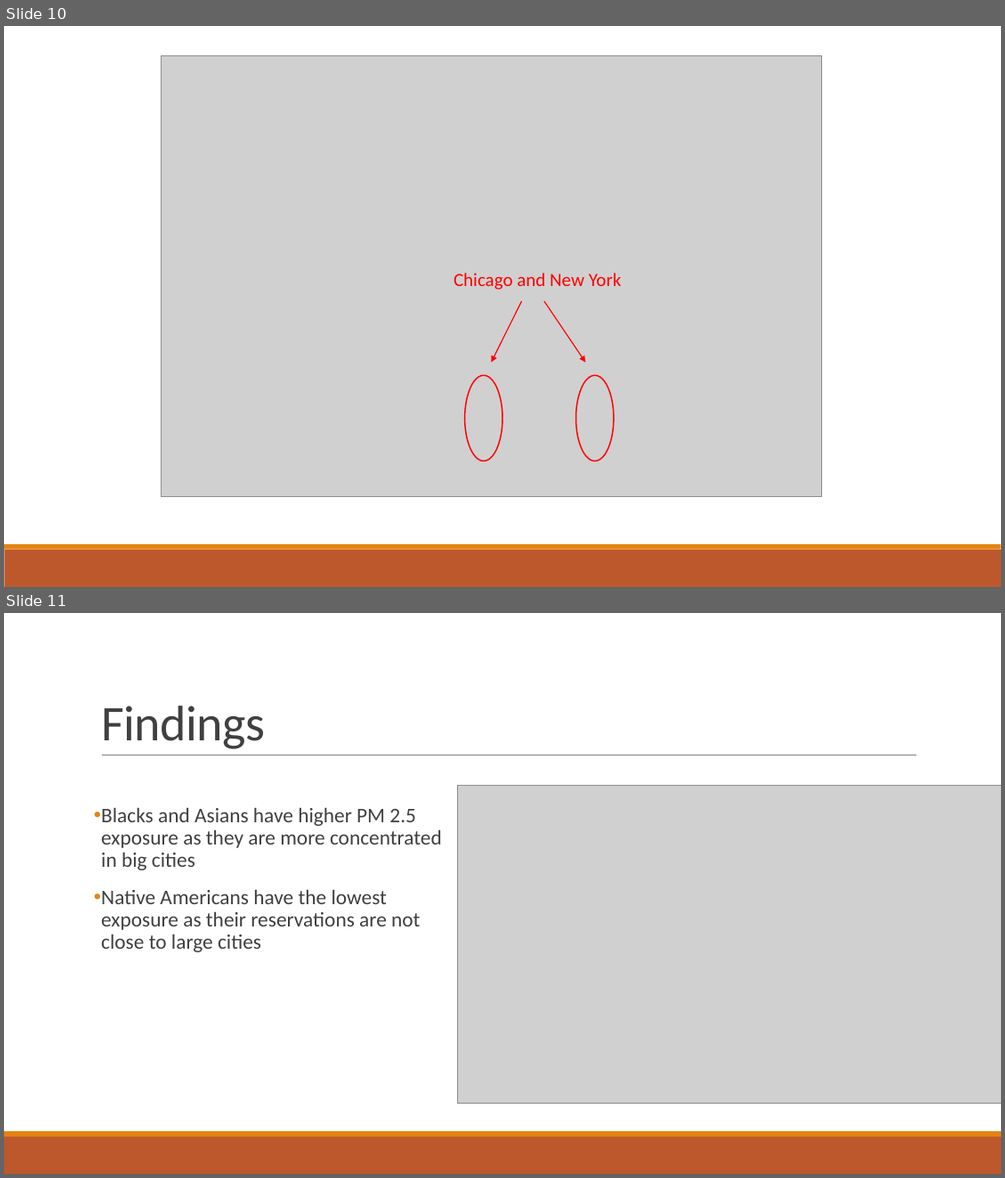
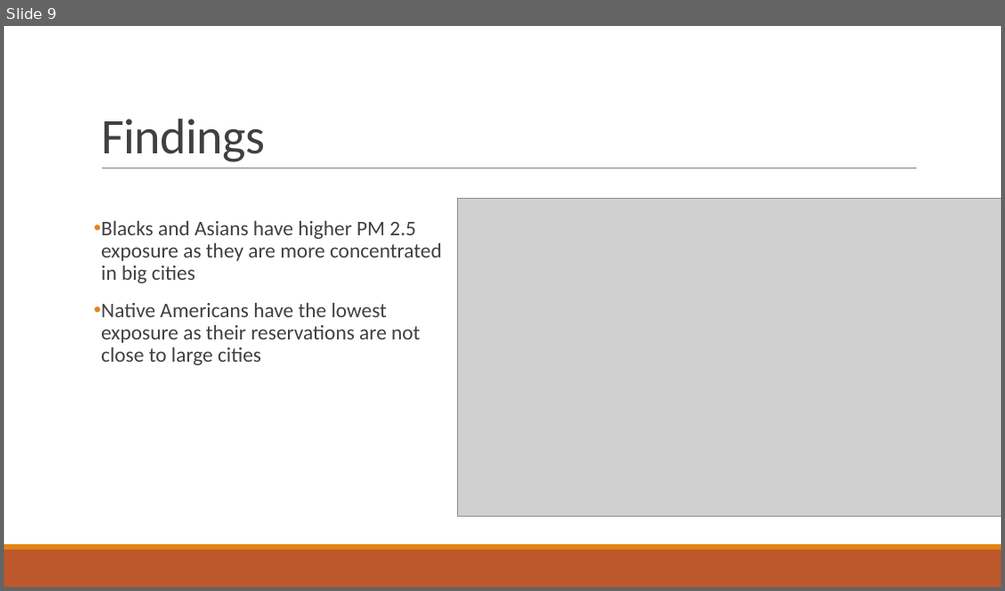
Before and after one commit to mqasimmehdi/pm_exp_by_race, a slide deck: Analysis/Presentation.pptx. Shown one above the other, each under a label of ours: slides 10 and 11 before the commit, slide 9 after it. The pictures are 1005x1178 and 1005x591 pixels, drawn with LibreOffice and Linux fonts; fonts in the diff are those of the drawing; grey boxes stand for pictures. Boxes give left, top, right and bottom in pixels: in the first picture for what was removed or moved away, otherwise in the second. Text is boxed around its words. In the diff, an @@ line names an element or a change of style, - is before the commit and + after.

```diff
--- a/Analysis/Presentation.pptx
+++ b/Analysis/Presentation.pptx
@@ slide 10 removed at [4, 26, 1001, 587], background #FFFFFF; not listed: 2 template elements that a slide beside it also shows @@
@@ picture removed at [161, 56, 821, 496] @@
@@ text removed at [453, 273, 622, 289] @@
-Chicago and New York
@@ arrow removed from (521, 301) to (492, 362) @@
@@ arrow removed from (544, 301) to (586, 362) @@
@@ ellipse removed at [465, 375, 502, 461] @@
@@ ellipse removed at [576, 375, 614, 461] @@
@@ what was slide 11 is now slide 9 @@
```
Also in this commit, not shown: 1 slide changed, 1 other slide removed.
